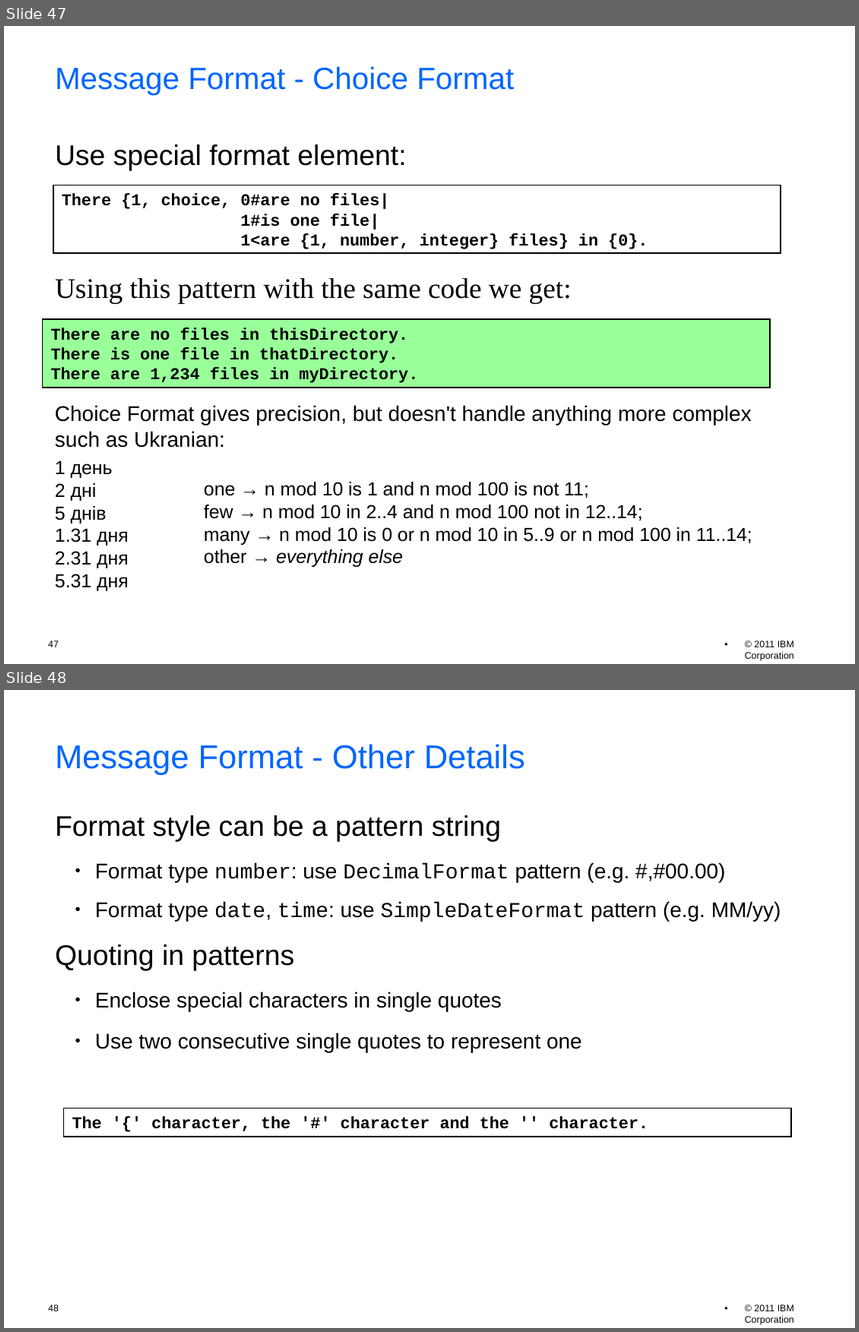
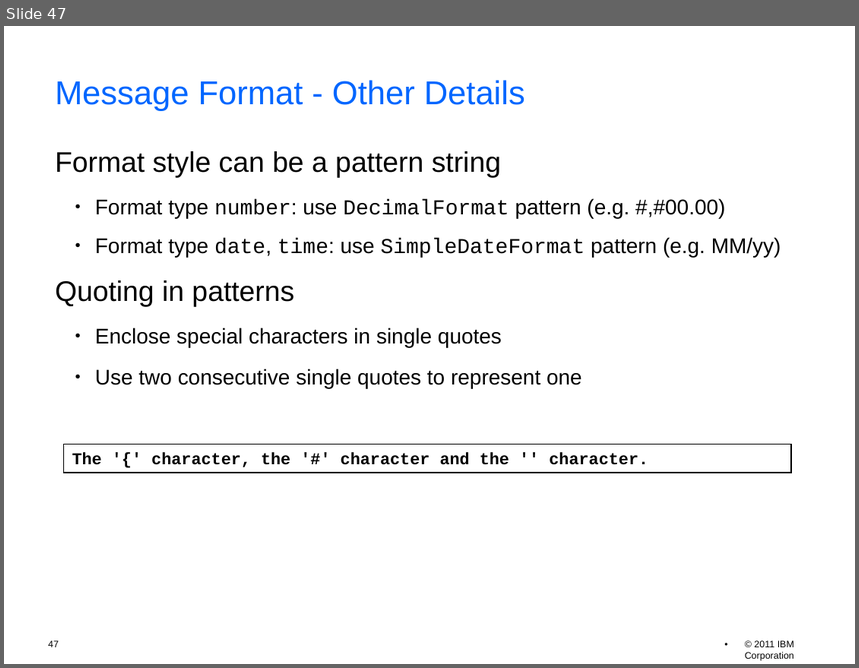
Before and after one commit to unicode-org/icu-docs, a slide deck: docs/pres/icu_workshop.odp. Shown one above the other, each under a label of ours: slides 47 and 48 before the commit, slide 47 after it. The pictures are 859x1332 and 859x668 pixels, drawn with LibreOffice and Linux fonts; fonts in the diff are those of the drawing; background and template pictures are left out. Boxes give left, top, right and bottom in pixels: in the first picture for what was removed or moved away, otherwise in the second. Text is boxed around its words. In the diff, an @@ line names an element or a change of style, - is before the commit and + after.

Commit message:
ticket:8781: remove ppt, add link to samples, Nuke ChoiceFormat
X-SVN-Rev: 30704

```diff
--- a/docs/pres/icu_workshop.odp
+++ b/docs/pres/icu_workshop.odp
@@ slide 47 removed at [4, 26, 855, 664], background picture (left out); not listed: 1 template element that a slide beside it also shows @@
@@ title removed at [55, 66, 514, 94] @@
-Message Format - Choice Format
@@ text removed at [55, 145, 406, 171] @@
-Use special format element:
@@ rectangle removed at [53, 185, 781, 253] @@
-There {1, choice, 0#are no files|
-1#is one file|
-1<are {1, number, integer} files} in {0}.
@@ text removed at [55, 278, 572, 303] @@
-Using this pattern with the same code we get:
@@ rectangle removed at [42, 319, 770, 388] @@
-There are no files in thisDirectory.
-There is one file in thatDirectory.
-There are 1,234 files in myDirectory.
@@ text removed at [55, 405, 752, 448] @@
-Choice Format gives precision, but doesn't handle anything more complex such as Ukranian:
@@ text removed at [55, 461, 129, 591] @@
-1 день
-2 дні
-5 днів
-1.31 дня
-2.31 дня
-5.31 дня
@@ text removed at [204, 482, 753, 567] @@
-one → n mod 10 is 1 and n mod 100 is not 11;
-few → n mod 10 in 2..4 and n mod 100 not in 12..14;
-many → n mod 10 is 0 or n mod 10 in 5..9 or n mod 100 in 11..14;
-other → everything else
@@ page number removed at [48, 641, 59, 648] @@
-47
@@ what was slide 48 is now slide 47 @@
@@ page number at [48, 641, 59, 648]: text changed @@
-48
+47
```
Also in this commit, not shown: 1 slide changed, 3 other files.
